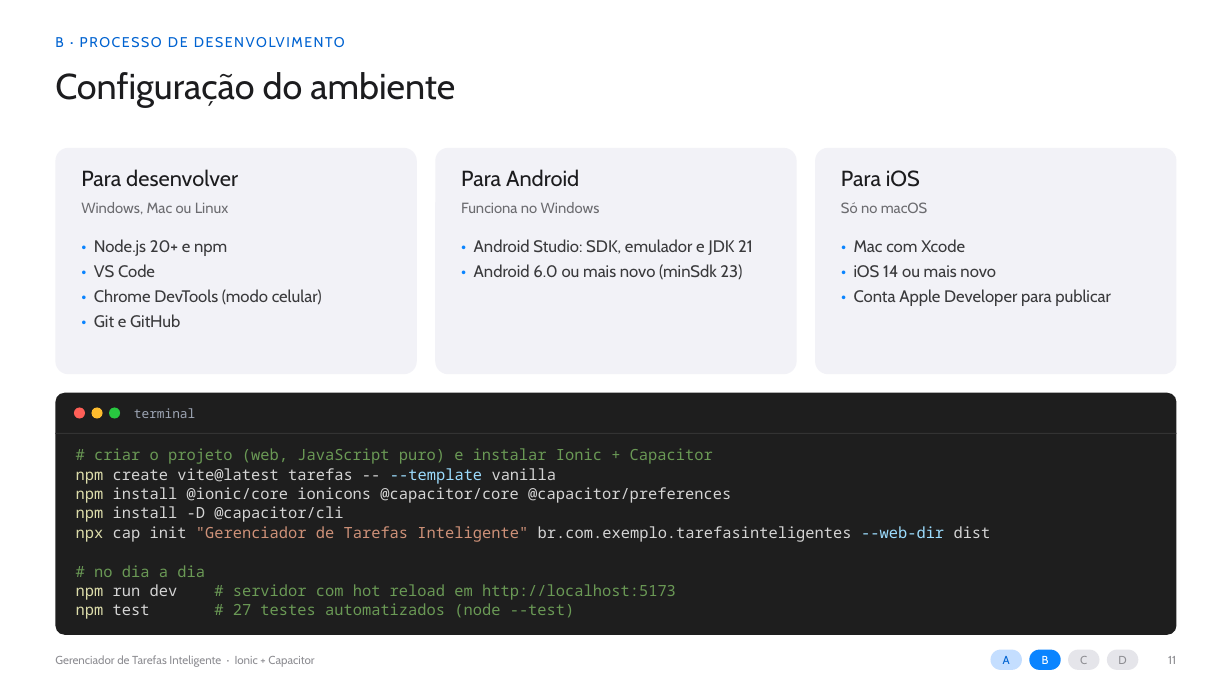
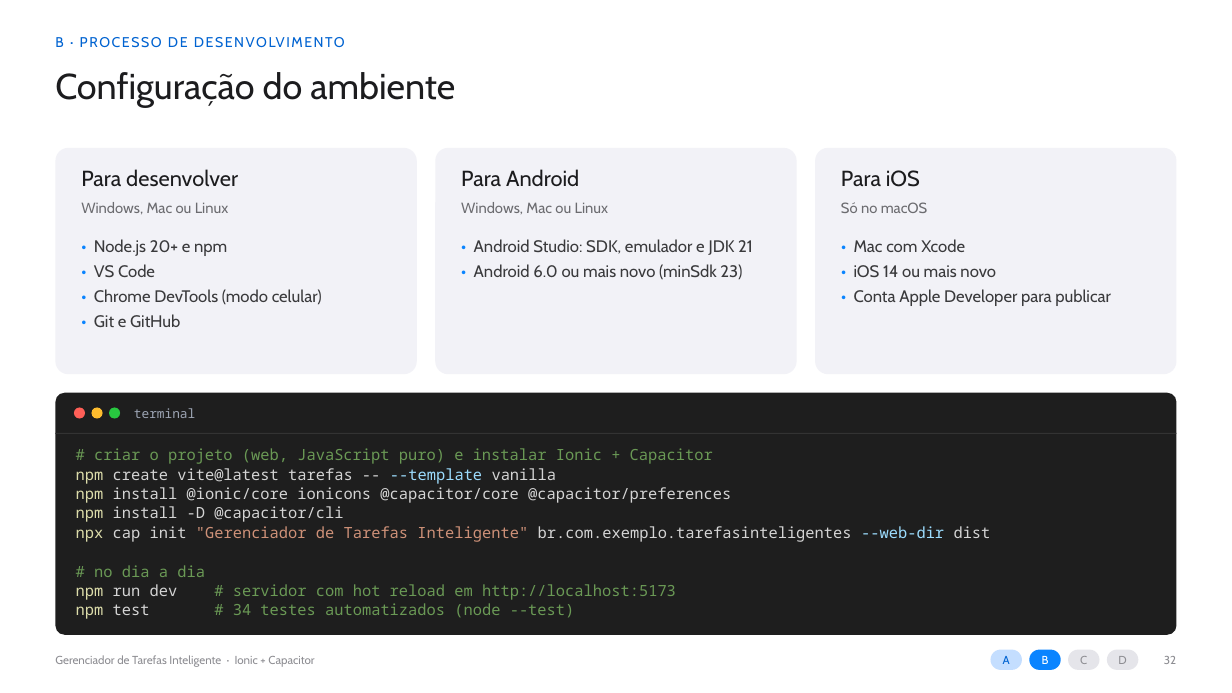
Before and after one commit to jdecarli6/DESENWEB, a slide deck: slide 32 of slides/apresentacao.pptx (slide 11 before the commit). Drawn at 1232x693 pixels with LibreOffice and Linux fonts; fonts in the diff are those of the drawing. Boxes give left, top, right and bottom in pixels: in the first picture for what was removed or moved away, otherwise in the second. Text is boxed around its words. In the diff, an @@ line names an element or a change of style, - is before the commit and + after.

```diff
--- a/slides/apresentacao.pptx
+++ b/slides/apresentacao.pptx
@@ text at <box>461,202,609,214</box>: text changed @@
-Funciona no Windows
+Windows, Mac ou Linux
@@ text at <box>76,603,575,619</box>: text changed @@
-npm test # 27 testes automatizados (node --test)
+npm test # 34 testes automatizados (node --test)
@@ text at <box>1164,656,1176,664</box>: text changed @@
-11
+32
```
Also in this commit, not shown: 24 other slides changed, 11 slides added, 2 slides removed, 5 other files.
